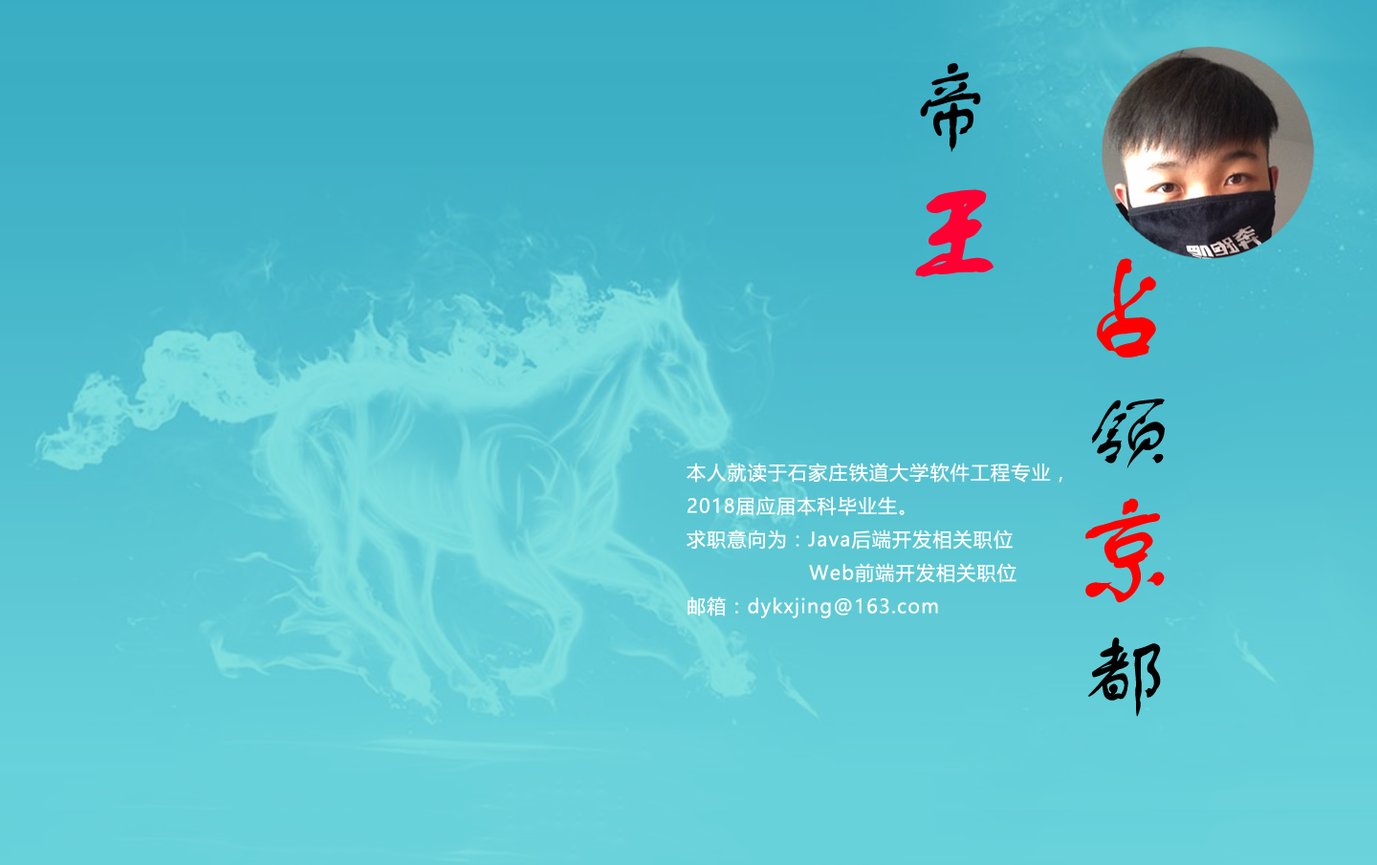
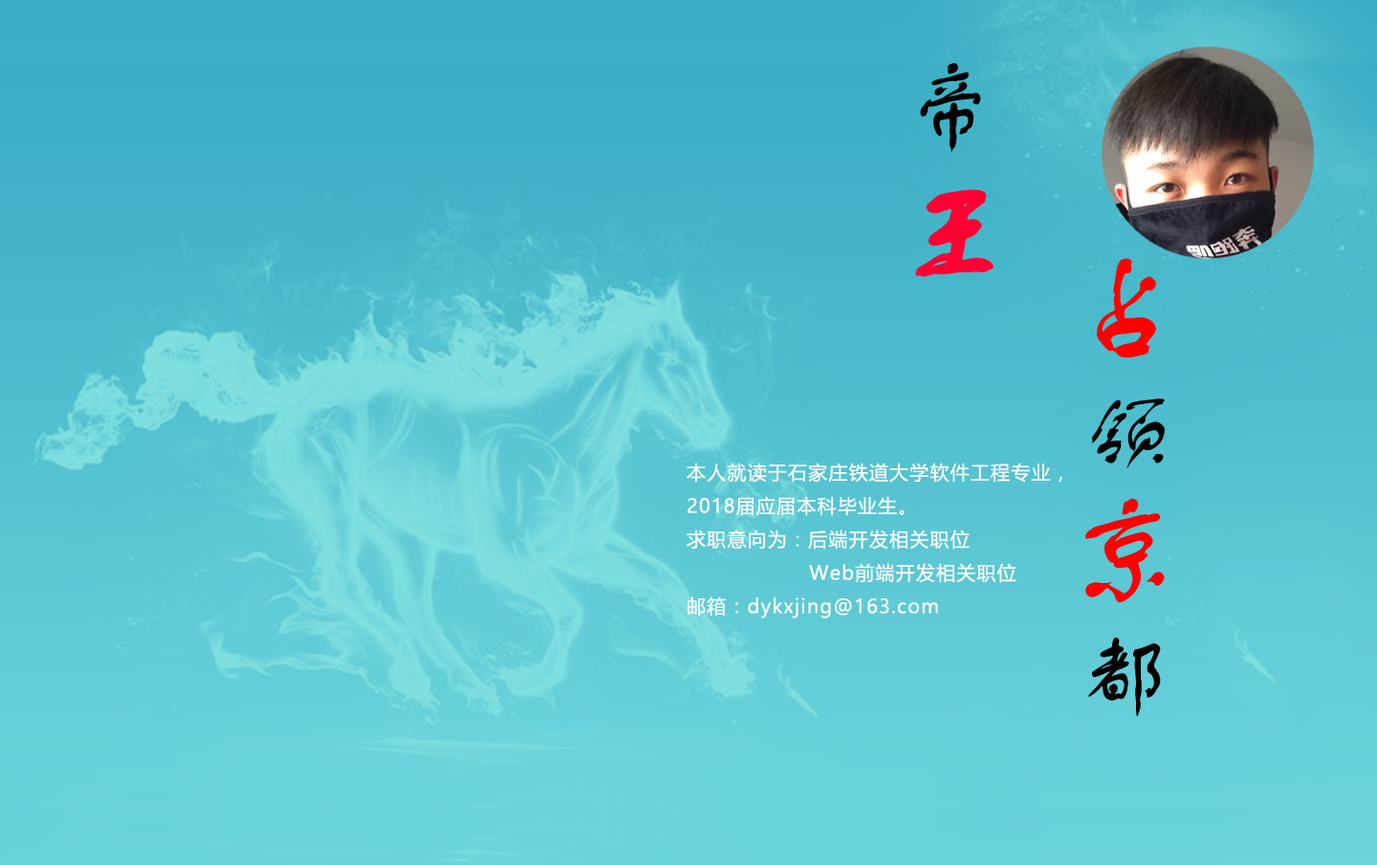
The second 1377 × 865 image is a revision of the first. Changes to its layers:
renamed "本人就读于石家庄铁道大学软件工程专业， 2018届应届本科毕业生。 求职意向为：Java后端开发相关职位" to "本人就读于石家庄铁道大学软件工程专业， 2018届应届本科毕业生。 求职意向为：后端开发相关职位", painted on it over [807, 529, 1013, 550]
